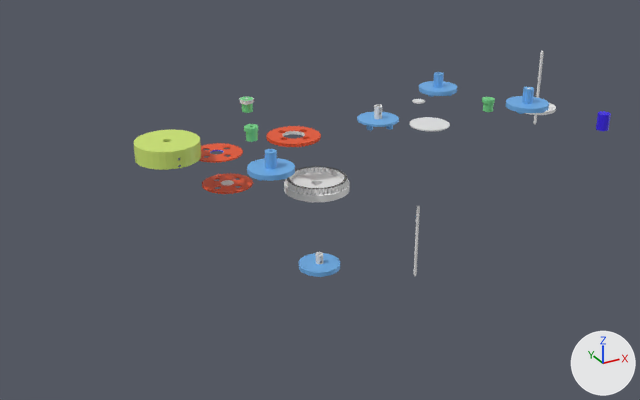
One commit to the Blender file projects/3d/blender/cycloid-hi-transmission/cycloid-t.blend: the scene before it, then after it.
Both versions are drawn from a camera (50 mm lens) standing at (-698.0, -1086.0, 431.0) and looking at (-104.0, -5.0, -109.0). The lights are fixed; the arrows at lower right show +X, +Y and +Z. The older version comes first.

Names of what the first picture shows: 'Cylinder', 'Cylinder.002', 'Cylinder.004', 'Cylinder.006', 'Cylinder.007', 'Pin-Housing-D80-N46', 'cycloid-disk-v7', 'output_carrier.001', 'output_carrier.002', 'output_carrier.003', 'output_carrier.004', 'output_carrier.006' and 6 more.
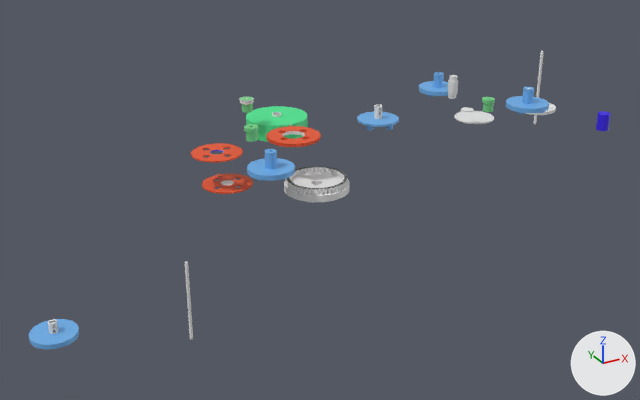
Commit message: cycloid config 7 : output shaft 2

Boxes [x1, y1, x2, y2] around the edits, measured in the pictures (640 x 400 px):
'output_carrier.002', moved
    before: [299, 206, 420, 277]
    after: [29, 261, 193, 349]
'Cylinder.006', deleted (green)
    before: [134, 130, 201, 170]
'Cube.002', added
    after: [246, 106, 308, 142]
    faces in mat_material_003 (green #4ae791): [246, 106, 308, 142]
'Cylinder.007', moved
    before: [409, 117, 450, 131]
    after: [454, 111, 494, 124]
'Cylinder.005', added
    after: [448, 80, 458, 95]
'Cylinder', moved
    before: [413, 99, 425, 104]
    after: [461, 107, 474, 112]
'Cylinder.001', added
    after: [448, 75, 457, 99]

The edits, one by one:
Material 'Material.003' (mat_material_003) changes colour from green #cfe773 to green #4ae791; in linear values from (0.623, 0.8, 0.17) to (0.0694, 0.8, 0.285).
Material 'Material.004' (mat_material_004) is new.
Its base color is (0.8, 0.8, 0.8) (white #e7e7e7).
Mesh me_cylinder_018 is new.
It has 128 vertices, 68 faces and spans x -7.5..7.5, y -7.5..7.5, z -10.1..10.1.
Mesh me_cylinder_017 is new.
It is a 32-sided cylinder along z spanning x -5.9..5.9, y -5.9..5.9, z -17.1..17.1.
Mesh me_cube_003 is new.
It has 848 vertices, 438 faces and spans x -46.9..47.1, y -96.3..1.0, z -24.9..4.7.
Faces by material slot: [12, 358, 68].
It uses material mat_material_003 (green #4ae791).
It uses material mat_material_004 (white #e7e7e7).
Object 'output_carrier.002' (ob_output_carrier_002) moves from (-123.0, -39.0, -202.0) to (-523.0, -42.0, -202.0).
Object 'Cylinder' (ob_cylinder) moves from (109.0, 49.0, 0.0) to (129.0, -51.0, 11.0).
Object 'Cylinder.006' (ob_cylinder_006) is deleted.
Object 'Cylinder.007' (ob_cylinder_007) moves from (97.0, 0.0, -23.0) to (179.0, -8.0, -22.0).
Object 'Cylinder.005' (ob_cylinder_005) is new; it shows me_cylinder_018.
Its location is (114.0, -31.0, 44.0).
Object 'Cylinder.001' (ob_cylinder_001) is new; it shows me_cylinder_017.
Its location is (114.0, -31.0, 44.0).
Object 'Cube.002' (ob_cube_002) is new; it shows me_cube_003.
Its location is (-132.0, 129.0, 3.0).
